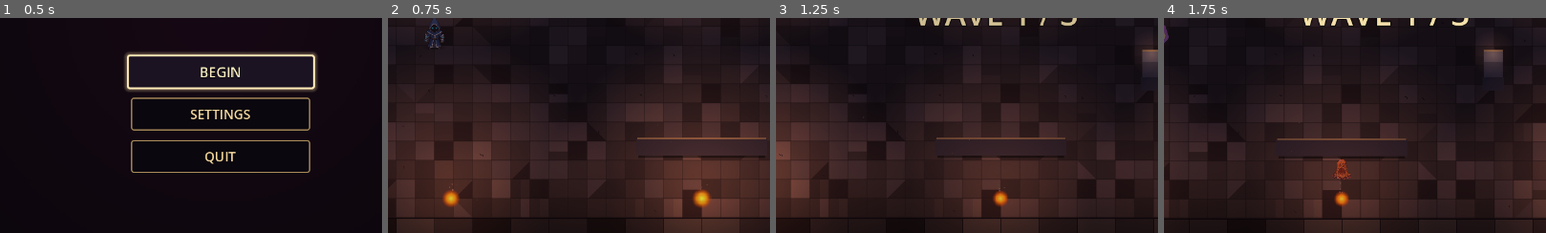
Above: before the commit, frames 1-4 (left to right).
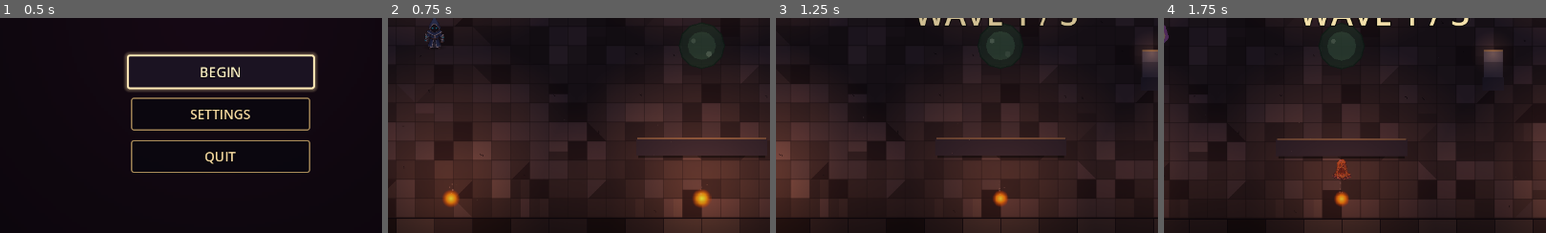
Above: after the commit, the same moments.

Repository: alitaghva1/ethera
Game: Godot game, scene res://scenes/main_menu.tscn
Two runs of this game, one before a commit and one after it. Both use one fixed random seed, a clock stepped at 60 frames per second and the inputs below.
Inputs (mouse positions are % of the whole screen's width and height, from its top left):
- Up to frame 1 (0.5 s): no input
- Up to frame 2 (0.75 s): click "BEGIN" at 0.5 s
- Up to frame 3 (1.25 s): no input
- Up to frame 4 (1.75 s): tap Enter at 1.25 s; move the mouse to (72, 45) at 1.27 s; press the mouse at (72, 45) at 1.28 s; hold D (move_right) from 1.28 s (still down)
The pictures show only the part of the screen within x 21-71%, y 44-94%; the shares and areas given below are measured in that part.

Frame 1 is identical in both runs. In frame 2, 0.7% of the frame differs, in the area x 76-86%, y 6-20%; in frame 3, 0.8%, in the area x 55-63%, y 6-20%; in frame 4, 0.8%.

Commit message:
fix(godot iter-59): revert hazard z=-1, use tree-order for hero-on-top
Iter 58 set hazard root z_index=-1 to keep them behind the hero. That
fixed the "hero invisible inside slow zone" bug but introduced a
worse one: hazards fell BELOW the static procedural_dungeon Background
sprite (z=0), so the slow zone was completely invisible on the floor.
Player walked into nothing and got slowed — couldn't see the hazard
that was punishing them.

Root cause of the original bug wasn't z_index — it was TREE ORDER.
The hero is declared statically in main.tscn (index ~5), then the
spawn pipeline (_spawn_torches, _spawn_pillars, _spawn_hazards_mixed,
_scatter_decor, etc.) adds children AFTER the hero. At equal z=0,
sibling render order = tree order → later-tree siblings draw on top.

Fix iter-59:
  1. Revert z_index=-1 on all 4 hazard root nodes (slow_zone,
     spike_pit, fire_jet, lightning_rod). They go back to default 0,
     so they render above the background sprite as intended.
  2. After the entire spawn pipeline completes in main.gd._ready,
     call move_child(hero, -1) to push the hero to the END of the
     children list. With equal z=0, hero (now last in tree) renders
     ON TOP of all the hazards/decor/pillars spawned before.

Tradeoff: enemies spawn AFTER the move_child during waves, so they
end up in tree positions after the hero. They still draw over the
hero on contact — but that's a brief transient overlap during combat
(expected for a top-down combat game), not a persistent static prop
covering the player.

Layer hierarchy now reads (back-to-front via mixed z + tree order):
  z=-2  biome overlay + stone speckles
  z=-1  decor + rubble piles + centerpieces
  z=0   Background sprite (tree-first)
  z=0   torches, pillars, chests, hazards, lore stones (later tree)
  z=0   Hero (LAST in tree at end of _ready)
  z=0   enemies (spawned mid-wave, even later in tree)
  z=5   ambient motes
  z=30+ vignette + HUD CanvasLayers

Verified via headless --script test (since-removed):
- All 4 hazard root z_index now 0 (default).
- main.tscn _ready completes with hero at the END of non-CanvasLayer
  children. Index 81 with only the UI CanvasLayer (index 82) after.

Co-Authored-By: Claude Opus 4.7 (1M context) <noreply@anthropic.com>

Diff:
--- a/slime-depths-godot/scenes/hazards/fire_jet.tscn
+++ b/slime-depths-godot/scenes/hazards/fire_jet.tscn
@@ -25,16 +25,14 @@
 ; ember) and extend UPWARD (negative Y) so vertical scaling grows the
 ; flame from the ground up rather than from the center.
 
-; Iter 58 — z_index=-1 on root so the FireJet (including its vertical
-; flame column) draws BELOW the hero. Player standing inside an
-; erupting jet still reads as on top — the damage feedback comes from
-; the hero's hurt flash, not from the flame covering them visually.
+; Iter 59 — z_index back to default 0 (was -1 in iter 58, which hid the
+; jet behind the background sprite). Hero-on-top now handled via tree
+; order in main.gd._ready.
 [node name="FireJet" type="Area2D"]
 collision_layer = 0
 collision_mask = 2
 monitorable = false
 script = ExtResource("1_script")
-z_index = -1
 
 [node name="CollisionShape2D" type="CollisionShape2D" parent="."]
 position = Vector2(0, -32)
--- a/slime-depths-godot/scenes/hazards/lightning_rod.tscn
+++ b/slime-depths-godot/scenes/hazards/lightning_rod.tscn
@@ -23,12 +23,11 @@
 ;   StrikeFlash (Polygon2D) — bright circle on the ground at strike
 ;     point, visible only during STRIKE. Sells the impact.
 
-; Iter 58 — z_index=-1 root so the rod + bolt + ground ring draw
-; below the hero plane. Hero reads above all rod visuals even during
-; the strike frame.
+; Iter 59 — z_index back to default 0 (was -1 in iter 58, which hid the
+; rod behind the background sprite). Hero-on-top now handled via tree
+; order in main.gd._ready.
 [node name="LightningRod" type="Node2D"]
 script = ExtResource("1_script")
-z_index = -1
 
 ; Ground ring — Line2D drawing a 24-point circle outline at radius 44.
 ; Script writes the modulate.a + width to animate the telegraph.
--- a/slime-depths-godot/scenes/hazards/slow_zone.tscn
+++ b/slime-depths-godot/scenes/hazards/slow_zone.tscn
@@ -20,16 +20,18 @@
 ;     modulates their alpha sin-waves at different phases so they
 ;     read as gas pockets surfacing.
 
-; Iter 58 — z_index=-1 on the SlowZone root pushes all child visuals
-; behind hero/enemy plane via z_as_relative. Hero now renders ABOVE
-; the pool when standing inside. Previously the pool/bubbles drew
-; over the hero (same z=0 + later tree order = covers).
+; Iter 59 — z_index back to default 0. The iter-58 fix (setting z=-1)
+; accidentally pushed the pool BELOW the static procedural_dungeon
+; Background sprite at z=0, making the slow_zone completely invisible
+; on the floor. Hero-on-top is now solved via tree-order: main.gd
+; moves the hero to the END of the children list after spawns, so
+; the hero (later in tree) draws above hazards (earlier in tree)
+; at the same z=0.
 [node name="SlowZone" type="Area2D"]
 collision_layer = 0
 collision_mask = 2
 monitorable = false
 script = ExtResource("1_script")
-z_index = -1
 
 [node name="CollisionShape2D" type="CollisionShape2D" parent="."]
 shape = SubResource("slowzone_area")
--- a/slime-depths-godot/scenes/hazards/spike_pit.tscn
+++ b/slime-depths-godot/scenes/hazards/spike_pit.tscn
@@ -22,12 +22,15 @@
 ; radius so the visible spikes hang OVER the damage zone — gives the
 ; player a small visual margin before they actually take a hit.
 
+; Iter 59 — z_index back to default 0 (was -1 in iter 58, which hid the
+; pit BEHIND the background sprite). Hero-on-top now handled via tree
+; order in main.gd._ready (hero moved to end of children list after
+; hazard/decor spawns).
 [node name="SpikePit" type="Area2D"]
 collision_layer = 0
 collision_mask = 2
 monitorable = false
 script = ExtResource("1_script")
-z_index = -1
 
 [node name="CollisionShape2D" type="CollisionShape2D" parent="."]
 shape = SubResource("spike_area")
--- a/slime-depths-godot/scripts/main.gd
+++ b/slime-depths-godot/scripts/main.gd
@@ -324,6 +324,15 @@
 		# chest spawn so decor placement can avoid those positions.
 		_scatter_decor(_room.decor_density)
 		hero.global_position = _room.hero_spawn
+		# Iter 59 — push hero to the END of the children list so it
+		# renders ON TOP of all the spawn pipeline's outputs (hazards,
+		# pillars, chests, decor, lore stones, biome accents). All of
+		# those share z_index=0 (default) with the hero; without this
+		# reorder they cover the hero because they're added LATER in
+		# the tree. enemies spawned during waves still come AFTER hero
+		# in tree order — that overlap is brief + transient (combat
+		# contact) vs hazards which are persistent floor props.
+		move_child(hero, -1)
 		# Iter 18 — animate the room-name label on entry. Starts big +
 		# bright, settles to small + dim over 2s. Gives the player a
 		# Hades-style "you have arrived" beat without a separate UI.
